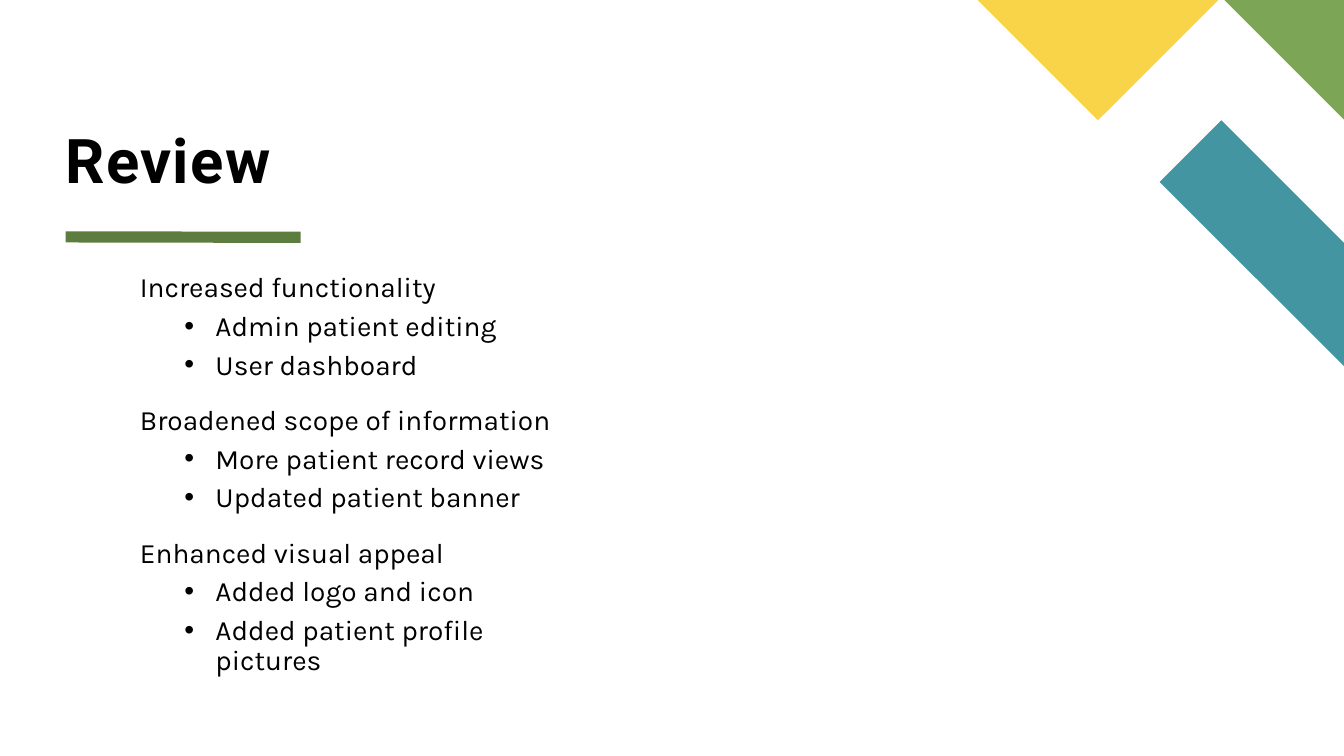
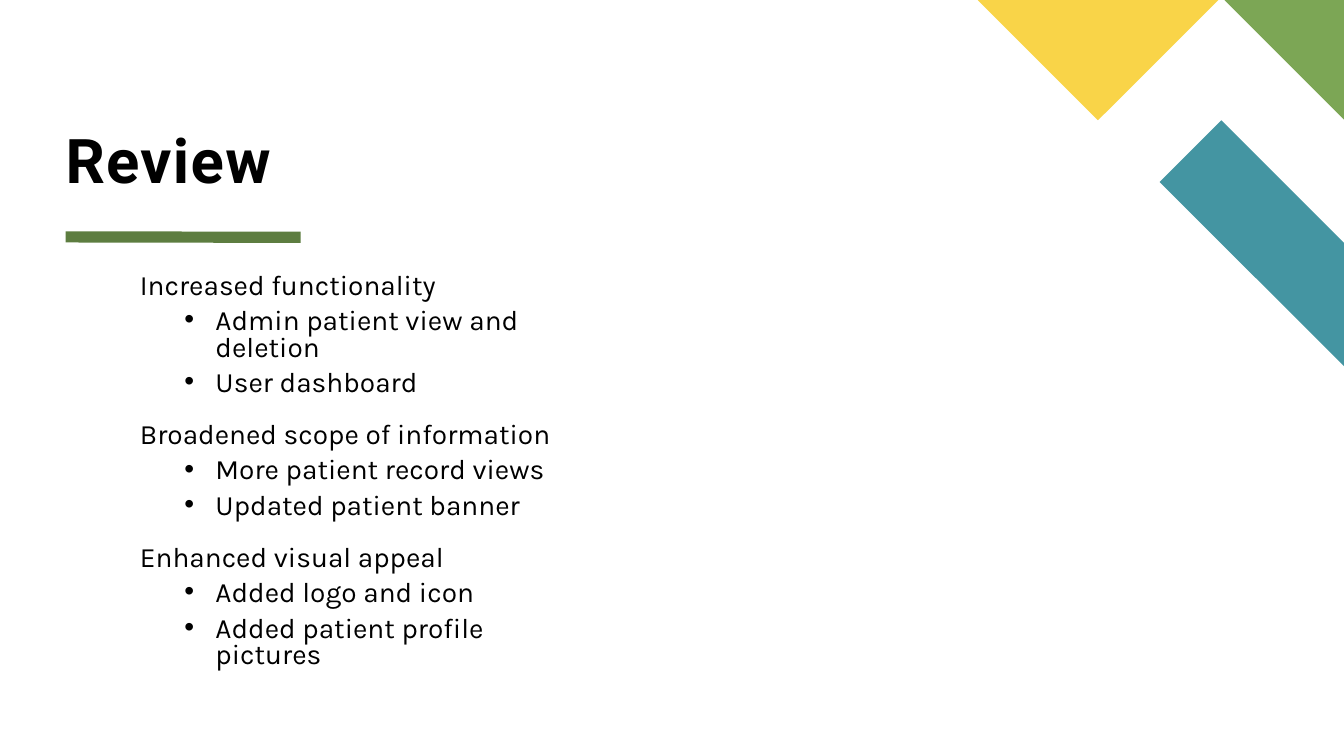
Before and after one commit to kaitlinrwheeler/mstc_ehr, a slide deck: slide 6 of Sprint Reviews/Sprint 4 Presentation.pptx. Drawn at 1344x756 pixels with LibreOffice and Linux fonts; fonts in the diff are those of the drawing. Boxes give left, top, right and bottom in pixels: in the first picture for what was removed or moved away, otherwise in the second. Text is boxed around its words. In the diff, an @@ line names an element or a change of style, - is before the commit and + after.

Commit message:
changed presentation verbiage

```diff
--- a/Sprint Reviews/Sprint 4 Presentation.pptx
+++ b/Sprint Reviews/Sprint 4 Presentation.pptx
@@ text at bbox=[140, 275, 550, 671]: line spacing 0.9 to 0.8 @@
@@ text at bbox=[215, 310, 518, 358]: text changed @@
-  • Admin patient editing
+  • Admin patient view and deletion
```
